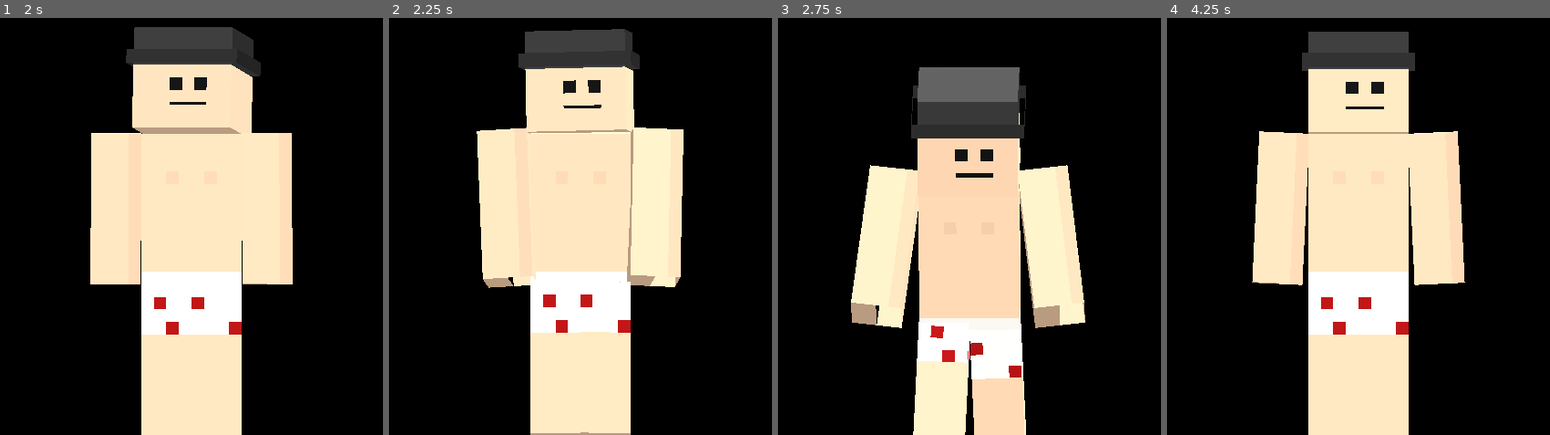
Above: before the commit, frames 1-4 (left to right).
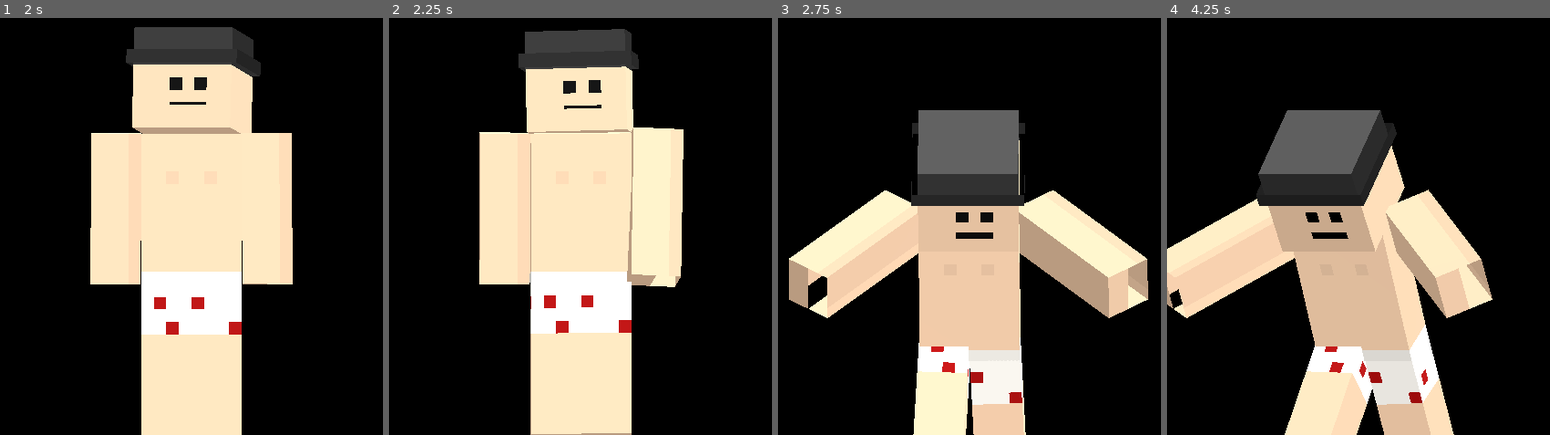
Above: after the commit, the same moments.

Repository: Livicianaa/Kevin
Game: Godot game, scene res://main.tscn
Two runs of this game, one before a commit and one after it. Both use one fixed random seed, a clock stepped at 60 frames per second and the inputs below.
Inputs (mouse positions are in pixels of both pictures, inside the frame that each line leads up to):
- Up to frame 1 (2 s): move the mouse to (275, 155) at 0.52 s; click (275, 155) at 0.67 s; move the mouse to (114, 205) at 1.27 s; click (114, 205) at 1.42 s
- Up to frame 2 (2.25 s): move the mouse to (618, 68) at 2.02 s; click (618, 68) at 2.17 s
- Up to frame 3 (2.75 s): no input
- Up to frame 4 (4.25 s): move the mouse to (1339, 280) at 2.77 s; click (1339, 280) at 2.92 s; move the mouse to (1473, 255) at 3.52 s; click (1473, 255) at 3.67 s

Frame 1 is identical in both runs. In frame 2, 1.1% of the frame differs, in the area x 22-77%, y 2-100%; in frame 3, 30%; in frame 4, 38%, in the area x 0-85%, y 3-100%.

Commit message:
Govde: bosluga uzanmiyor, yumusak inis, kalkis dustugu yonden baslıyor
livi: 'yoklugu tutuyormus gibi; yere dusunce put gibi ayakta duruyor, soft
olsun; kalkarken o anki pozisyonu umursamadan yana isinlanip direk gibi
kalkiyor'.

- Uzanma: kol kendi tarafinda/onde kalinca hedeften 35 dereceden fazla
  sapiyorsa (ulasilamaz) uzanmiyor, gevsek. Bacaktan bas asagi tutulunca
  kollar kafanin iki yaninda (koruma).
- Ayak ustu inis: derin comelme, kollar denge icin acik, dogrulurken hafif
  geriye esneyip toparlanma (1.4 sn).
- Kalkis dustugu yonden: yatay duzlemde kafa yonu (derinlik dahil) kullaniliyor;
  onceden hep profile cevriliyordu, kameraya donuk yatan karakter yana
  isinlaniyordu. Baslangic konumu sinira kirpilmiyor, sinira yavasca
  geliyor. Gecis 0.45 sn.
- 'Dik' esigi 0.5 -> 0.85: 60 dereceye kadar egik yatan govde dik sayilip
  direk gibi kalkiyordu.
- --diag ragdoll'da enerji/settle/released yaziyor.

Diff:
--- a/body/character.gd
+++ b/body/character.gd
@@ -735,7 +735,7 @@
 	# Ayaklarinin ustune dustu: yikilmasin, comelip darbeyi alsin ve ayakta kalsin
 	var body: RigidBody3D = bodies["body"]
 	var bb := body.global_transform.basis.orthonormalized()
-	if released_for > 0.1 and bb.y.y > 0.8 and body.linear_velocity.y > -1.0 and body.linear_velocity.length() < 3.0:
+	if released_for > 0.1 and bb.y.y > 0.85 and body.linear_velocity.y > -1.0 and body.linear_velocity.length() < 3.0:
 		var feet := minf(_part_bottom("right_leg"), _part_bottom("left_leg"))
 		if feet - ground_y < 0.12:
 			_begin_getup()
@@ -788,14 +788,23 @@
 			_:
 				targets[held_part] = _point_limb_at(held_part, hold_point, bb)
 				strength[held_part] = 0.45
-		var reach := hold_point
-		if held_part.ends_with("leg"):
-			# Bacaktan bas asagi: kollar yere uzanip kendini korumaya calisiyor
-			reach = bodies["head"].global_position + Vector3(0, -2.0, 0)
 		for arm in ["right_arm", "left_arm"]:
-			if arm != held_part:
-				targets[arm] = _point_limb_at(arm, reach, bb)
-				strength[arm] = 0.75
+			if arm == held_part:
+				continue
+			if held_part.ends_with("leg"):
+				# Bas asagi: kollar kafanin iki yaninda, kafayi koruyor
+				var side := -1.0 if arm == "right_arm" else 1.0
+				targets[arm] = _dir_quat(Vector3(side * 0.3, 0.9, 0.3))
+				strength[arm] = 0.6
+			else:
+				var reach := _reach_toward(arm, hold_point, bb)
+				if reach == Quaternion.IDENTITY:
+					# El uzanilamayacak yerde: bosluga uzanmasin, gevsek
+					targets[arm] = _rest_quats()[arm]
+					strength[arm] = 0.15
+				else:
+					targets[arm] = reach
+					strength[arm] = 0.75
 		for leg in ["right_leg", "left_leg"]:
 			if leg == held_part:
 				continue
@@ -867,6 +876,20 @@
 	return Quaternion(Vector3.DOWN, local_dir.normalized())
 
 
+## Kolu noktaya uzat; kol kendi tarafinda/onde kalinca hedeften cok sapiyorsa
+## (ulasilamaz) IDENTITY. Onceden bu durumda kol bosluga uzaniyordu.
+func _reach_toward(arm: String, world_point: Vector3, bb: Basis) -> Quaternion:
+	var joint: Vector3 = (bodies["body"] as RigidBody3D).global_transform * ((LIMBS[arm].joint - BODY_REST_PX) * PX)
+	var d := world_point - joint
+	if d.length() < 0.05:
+		return Quaternion.IDENTITY
+	var want: Vector3 = (bb.inverse() * d).normalized()
+	var got := _point_limb_at(arm, world_point, bb) * Vector3.DOWN
+	if want.angle_to(got) > deg_to_rad(35.0):
+		return Quaternion.IDENTITY
+	return _point_limb_at(arm, world_point, bb)
+
+
 func _point_limb_at(limb: String, world_point: Vector3, bb: Basis) -> Quaternion:
 	var joint: Vector3 = (bodies["body"] as RigidBody3D).global_transform * ((LIMBS[limb].joint - BODY_REST_PX) * PX)
 	var d := world_point - joint
@@ -943,13 +966,19 @@
 		{"t": 3.1, "lean": 0.0, "h": 18.0, "dx": -5.0, "arm": 0.0, "rleg": 0.0, "lleg": 0.0, "head": 0.0},
 	],
 	# Dik (ayak ustu indi ya da oturur gibi kaldi): comel, darbeyi al, dogrul
+	# livi: "put gibi duruyor, dususu biraz soft olsun": derin comelme, kollar
+	# denge icin acik, dogrulurken hafif geriye esneyip toparlanma
 	"upright": [
-		{"t": 0.0, "lean": 25.0, "h": 13.0, "dx": 0.0, "arm": -35.0, "rleg": -30.0, "lleg": 25.0, "head": 0.1},
-		{"t": 0.55, "lean": 0.0, "h": 18.0, "dx": 0.0, "arm": 0.0, "rleg": 0.0, "lleg": 0.0, "head": 0.0},
+		{"t": 0.0, "lean": 12.0, "h": 16.5, "dx": 0.0, "arm": -20.0, "aroll": 0.35, "rleg": -10.0, "lleg": 8.0, "head": 0.05},
+		{"t": 0.22, "lean": 32.0, "h": 12.0, "dx": 0.5, "arm": -55.0, "aroll": 0.7, "rleg": -38.0, "lleg": 30.0, "head": 0.15},
+		{"t": 0.45, "lean": 28.0, "h": 12.4, "dx": 0.5, "arm": -45.0, "aroll": 0.6, "rleg": -36.0, "lleg": 28.0, "head": 0.1},
+		{"t": 0.8, "lean": -6.0, "h": 16.5, "dx": 0.5, "arm": -20.0, "aroll": 0.4, "rleg": -8.0, "lleg": 6.0, "head": -0.05},
+		{"t": 1.15, "lean": 3.0, "h": 17.7, "dx": 0.5, "arm": -5.0, "aroll": 0.18, "rleg": 0.0, "lleg": 0.0, "head": 0.0},
+		{"t": 1.4, "lean": 0.0, "h": 18.0, "dx": 0.5, "arm": 0.0, "rleg": 0.0, "lleg": 0.0, "head": 0.0},
 	],
 }
 ## Dustugu pozdan planin ilk karesine (yere duzgun yatis) gecis
-const GETUP_SETTLE := 0.35
+const GETUP_SETTLE := 0.45
 
 
 func _begin_getup() -> void:
@@ -960,28 +989,37 @@
 		var local: Basis = bb.inverse() * bodies[limb].global_transform.basis.orthonormalized()
 		start_local[limb] = local.get_rotation_quaternion()
 
-	# Kafa hangi tarafta, yuz yukari mi asagi mi?
-	var head_dir := signf(bodies["head"].global_position.x - body_xf.origin.x)
-	if head_dir == 0.0:
-		head_dir = 1.0
+	# Kafa hangi yonde (yatay duzlemde, derinlik dahil), yuz yukari mi asagi mi?
+	# Onceden hep profile cevriliyordu: kameraya donuk yatan karakter kalkarken
+	# bir anda yana "isinlaniyordu".
+	var h3: Vector3 = bodies["head"].global_position - body_xf.origin
+	h3.y = 0.0
+	if h3.length() < 0.05:
+		h3 = Vector3(bb.y.x, 0, bb.y.z)
+	if h3.length() < 0.05:
+		h3 = Vector3.RIGHT
+	h3 = h3.normalized()
 	var supine := bb.z.y >= 0.0
-	var upright := bb.y.y > 0.5
+	# Sadece gercekten dik (ayaklarinin ustunde) ise comelip kalk; 60 dereceye
+	# kadar egik yatan govde "dik" sayilip direk gibi kalkiyordu.
+	var upright := bb.y.y > 0.85
 	var plan: Array = GETUP_PLANS["upright" if upright else ("supine" if supine else "prone")]
 	# Sirt ustu kalkan ayaklarinin tarafina, yuz ustu kalkan kafasinin tarafina bakar
-	var face_dir := -head_dir if supine else head_dir
-	var face := face_dir * FACE_SIDE
+	var fwd := -h3 if supine else h3
 	if upright:
-		# Dik duruyorsa yonunu koru (profil ya da kameraya donuk)
-		face = atan2(bb.z.x, bb.z.z)
-		face_dir = signf(sin(face))
-
-	var x0 := clampf(body_xf.origin.x, bounds.x, bounds.y)
-	var settle := GETUP_SETTLE if not upright else 0.18
+		fwd = Vector3(bb.z.x, 0, bb.z.z).normalized() if Vector2(bb.z.x, bb.z.z).length() > 0.05 else Vector3.BACK
+	var face := atan2(fwd.x, fwd.z)
+
+	var x0 := body_xf.origin.x
+	var z0 := body_xf.origin.z
+	var settle := GETUP_SETTLE if not upright else 0.12
 	getup_keys = [[0.0, Transform3D(bb, body_xf.origin), start_local]]
 	for key in plan:
 		var lean := deg_to_rad(key.lean)
 		var basis := Basis(Vector3.UP, face) * Basis(Vector3.RIGHT, lean)
-		var origin := Vector3(x0 + face_dir * key.dx * PX, ground_y + key.h * PX, 0)
+		var along: float = key.t / plan[plan.size() - 1].t
+		var origin: Vector3 = Vector3(x0, ground_y + key.h * PX, z0 * (1.0 - along)) + fwd * key.dx * PX
+		origin.x = lerpf(origin.x, clampf(origin.x, bounds.x, bounds.y), along)
 		var local := {}
 		for limb in LIMBS.keys():
 			var world_a := 0.0
@@ -989,10 +1027,10 @@
 			match limb:
 				"right_arm":
 					world_a = key.arm
-					roll = -0.12
+					roll = -key.get("aroll", 0.12)
 				"left_arm":
 					world_a = key.arm
-					roll = 0.12
+					roll = key.get("aroll", 0.12)
 				"right_leg":
 					world_a = key.rleg
 					roll = -0.04
@@ -1006,7 +1044,7 @@
 		getup_keys.append([settle + key.t, Transform3D(basis, origin), local])
 
 	getup_time = 0.0
-	root_x = clampf(x0 + face_dir * (plan[plan.size() - 1].dx) * PX, bounds.x, bounds.y)
+	root_x = clampf(x0 + fwd.x * (plan[plan.size() - 1].dx) * PX, bounds.x, bounds.y)
 	facing = face
 	facing_now = face
 	anim_state = "idle"
--- a/body/main.gd
+++ b/body/main.gd
@@ -595,6 +595,11 @@
 		test_time, ["ANIMATED", "RAGDOLL", "GETTING_UP", "LED"][character.mode], character.anim_state,
 		c.x, str(character.bounds), head_px.x, screen.position.x, screen.end.x, str(Vector2i(win_pos)),
 		character.joint_gaps().values().max()])
+	if character.mode == 1:
+		var e := 0.0
+		for pb in character.bodies.values():
+			e += pb.linear_velocity.length_squared()
+		print("   enerji=%.3f  settle=%.2f  released=%.2f" % [e, character.settle_timer, character.released_for])
 
 
 func _process_shots(delta: float) -> void:
